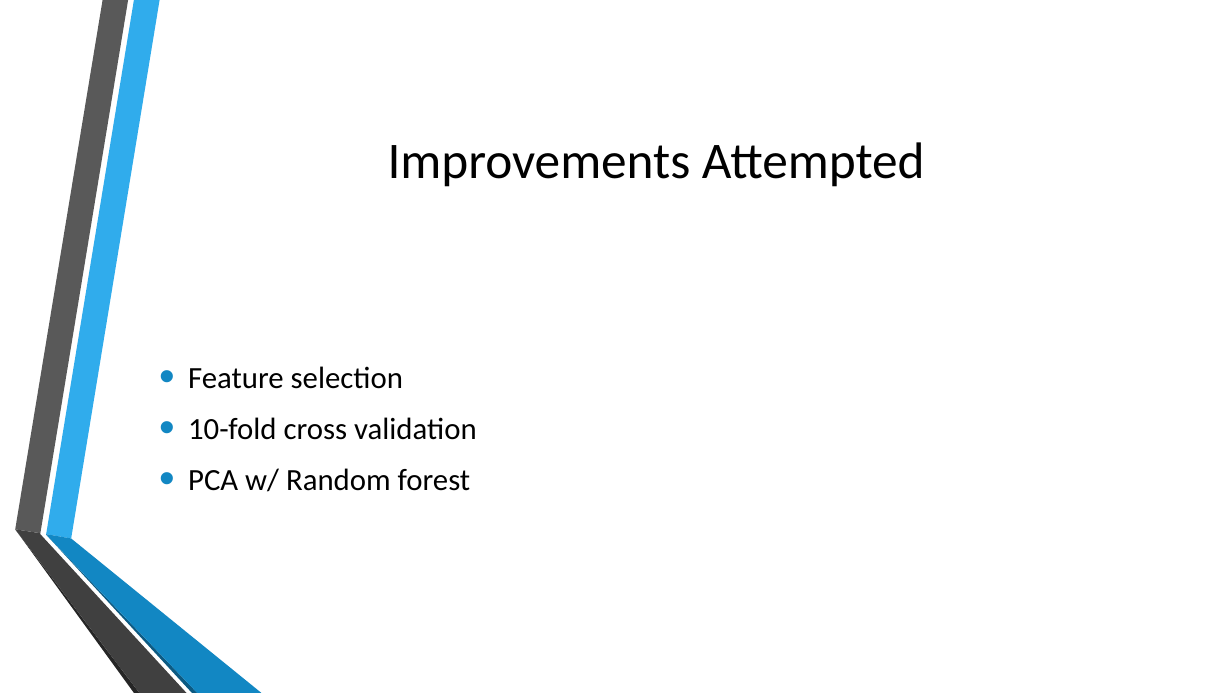
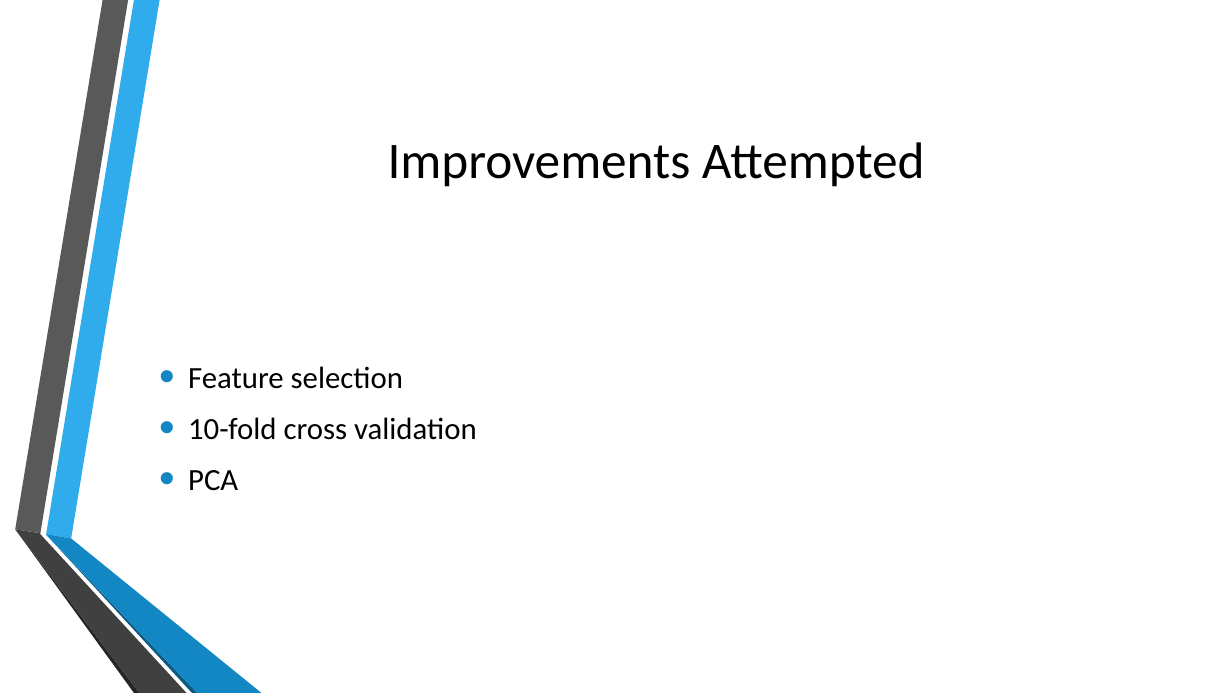
Before and after one commit to jb08/credit_card_default_ML, a slide deck: slide 7 of Predicting_Credit_Card_defaults.pptx. Drawn at 1232x693 pixels with LibreOffice and Linux fonts; fonts in the diff are those of the drawing; background and template pictures are left out. Boxes give left, top, right and bottom in pixels: in the first picture for what was removed or moved away, otherwise in the second. Text is boxed around its words. In the diff, an @@ line names an element or a change of style, - is before the commit and + after.

```diff
--- a/Predicting_Credit_Card_defaults.pptx
+++ b/Predicting_Credit_Card_defaults.pptx
@@ text at [188,470,238,491]: text changed @@
-• PCA w/ Random forest
+• PCA
```
Also in this commit, not shown: 7 other slides changed, 9 other files.
